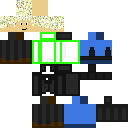
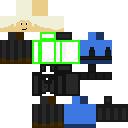
Before/after of a (128, 128) layered artwork. What changed in the layer stack:
showed "skin.png copy", painted on it over (0, 0, 64, 30)
hid "skin.png", painted on it over (0, 0, 64, 30)